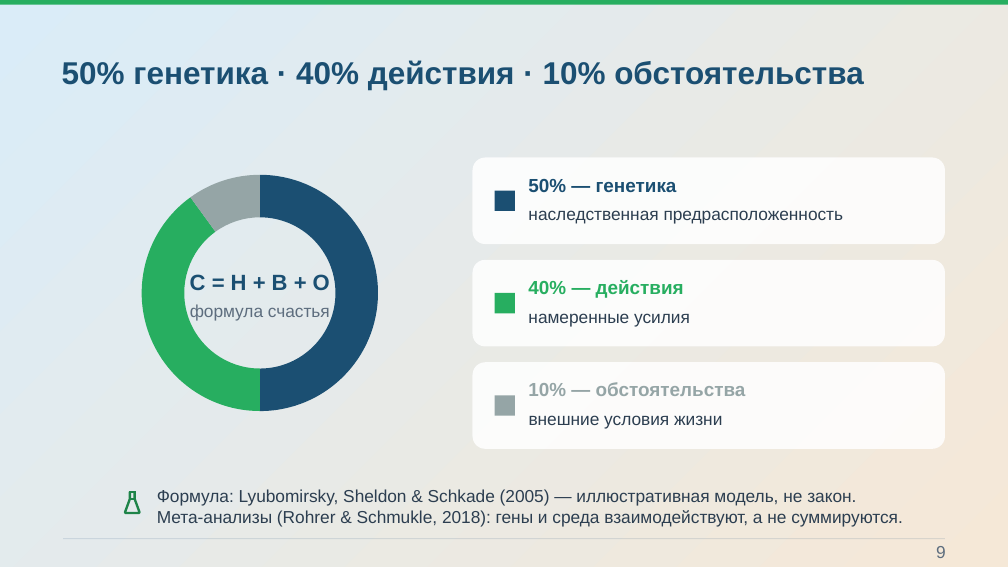
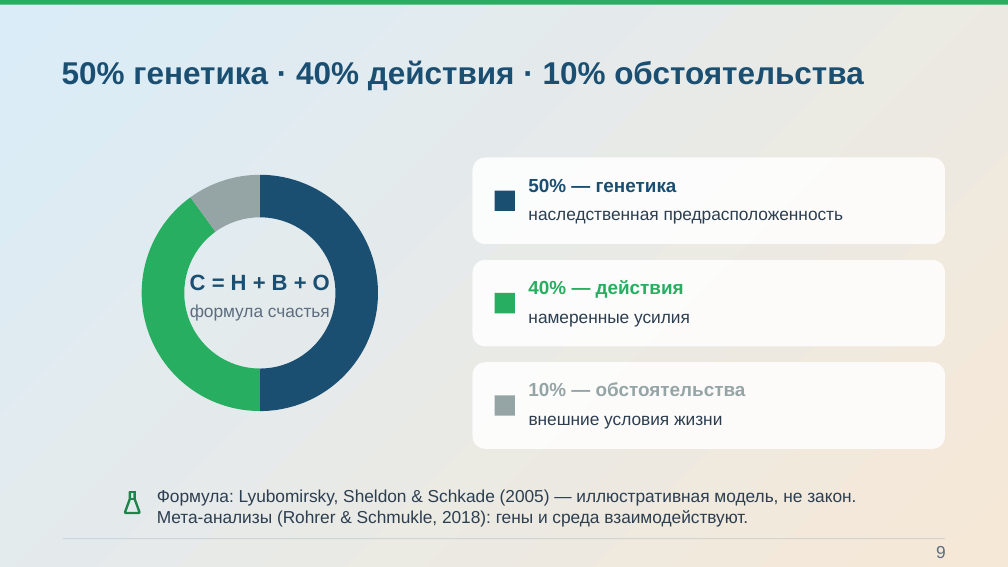
Before and after one commit to Pavel1778/Presentation-happy, a slide deck: slide 9 of Konceptsiya_schastya.pptx. Drawn at 1008x567 pixels with LibreOffice and Linux fonts; fonts in the diff are those of the drawing; background and template pictures are left out. Boxes give left, top, right and bottom in pixels: in the first picture for what was removed or moved away, otherwise in the second. Text is boxed around its words. In the diff, an @@ line names an element or a change of style, - is before the commit and + after.

```diff
--- a/Konceptsiya_schastya.pptx
+++ b/Konceptsiya_schastya.pptx
@@ text at <box>157,510,748,527</box>: text changed @@
-Мета-анализы (Rohrer & Schmukle, 2018): гены и среда взаимодействуют, а не суммируются.
+Мета-анализы (Rohrer & Schmukle, 2018): гены и среда взаимодействуют.
```
Also in this commit, not shown: 48 other files.
